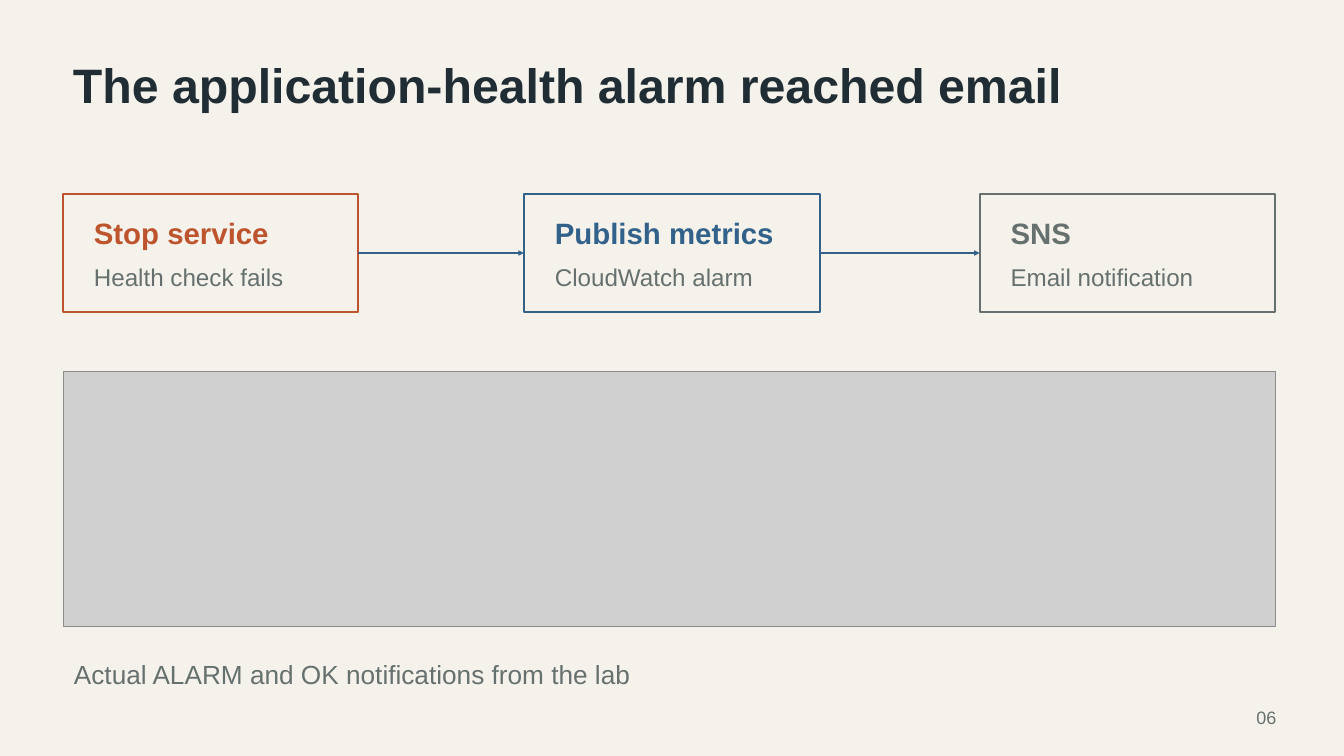
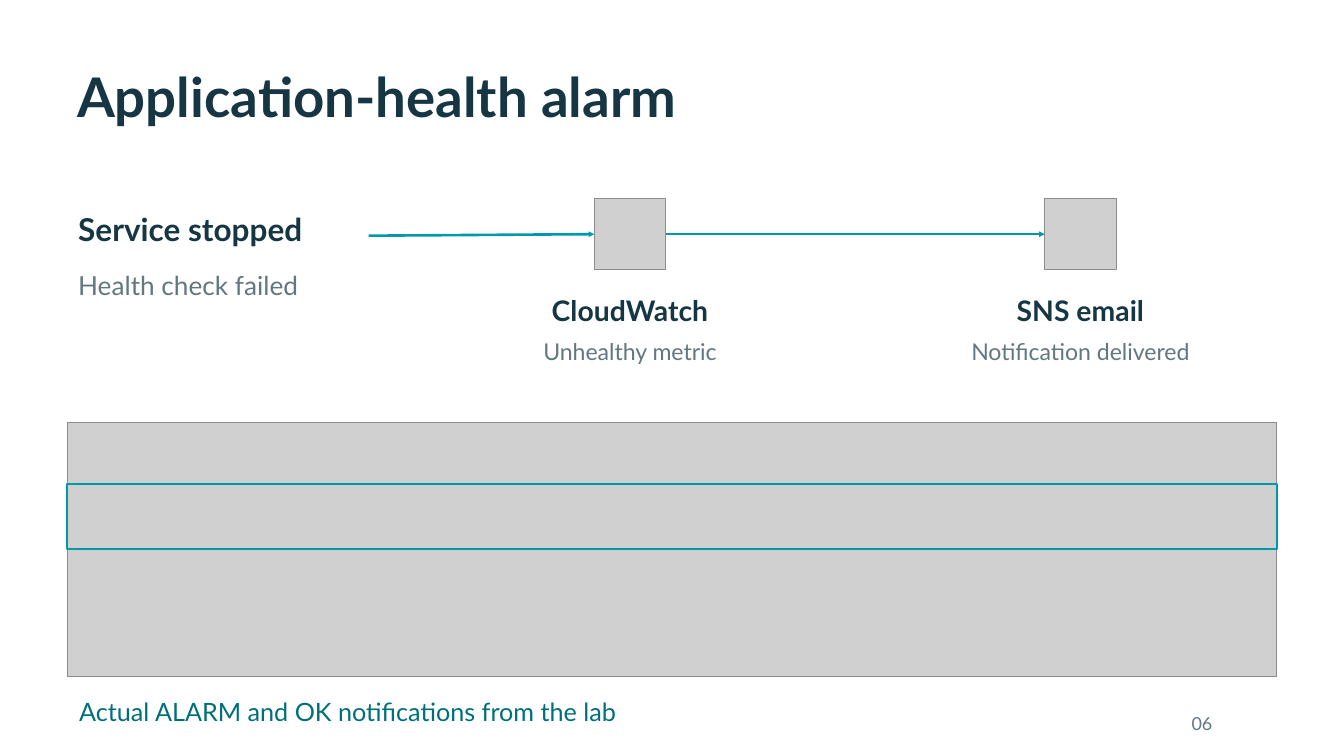
Before and after one commit to Shemarhn/northstar-aws-recovery, a slide deck: slide 6 of docs/presentation/Northstar-Repairs-Case-Study.pptx. Drawn at 1344x756 pixels with LibreOffice and Linux fonts; fonts in the diff are those of the drawing; grey boxes stand for pictures; background and template pictures are left out. Boxes give left, top, right and bottom in pixels: in the first picture for what was removed or moved away, otherwise in the second. Text is boxed around its words. In the diff, an @@ line names an element or a change of style, - is before the commit and + after.

```diff
--- a/docs/presentation/Northstar-Repairs-Case-Study.pptx
+++ b/docs/presentation/Northstar-Repairs-Case-Study.pptx
@@ background #F5F2EB to picture (left out) @@
@@ text at (77,76,676,126): text changed; size 34.5 to 39 pt; font Arial to Lato; text colour #202D34 to #153642 @@
-The application-health alarm reached email
+Application-health alarm
@@ rectangle removed at (63,195,358,313) @@
@@ rectangle removed at (524,195,821,313) @@
@@ picture added at (595,199,666,270) @@
@@ rectangle removed at (980,195,1275,313) @@
@@ picture added at (1045,199,1116,270) @@
@@ text at (78,217,302,247): text changed; size 21 to 22.5 pt; font Arial to Lato; text colour #BD542E to #153642 @@
-Stop service
+Service stopped
@@ arrow moved from (358, 253) - (524, 253) to (369, 236) - (595, 234) @@
@@ arrow (369, 236) - (595, 234): stroke #32618A 1.5 pt to #0099A9 1.88 pt @@
@@ text removed at (555,222,774,245) @@
-Publish metrics
@@ arrow added from (665, 234) to (1045, 234), #0099A9 1.88 pt @@
@@ arrow removed from (821, 253) to (980, 253) @@
@@ text at (78,275,298,295): text changed; size 17.2 to 18.8 pt; font Arial to Lato; text colour #66716F to #627880 @@
-Health check fails
+Health check failed
@@ text at (552,300,708,322): text changed; size 17.2 to 20.2 pt; font Arial to Lato; text colour #66716F to #153642; bold on @@
-CloudWatch alarm
+CloudWatch
@@ text at (1017,300,1144,322): text changed; size 21 to 20.2 pt; font Arial to Lato; text colour #66716F to #153642 @@
-SNS
+SNS email
@@ text added at (543,343,717,364), 16.5 pt, text #627880 @@
+Unhealthy metric
@@ text at (971,343,1190,360): text changed; size 17.2 to 16.5 pt; font Arial to Lato; text colour #66716F to #627880 @@
-Email notification
+Notification delivered
@@ picture: place and size @@
-picture at (63,372,1275,627)
+picture at (68,422,1277,677)
@@ rectangle added at (68,484,1277,549), outline #0099A9 1.5 pt @@
@@ text "Actual ALARM and OK notifications ...": place and size @@
-text "Actual ALARM and OK notifications ..." at (74,665,630,684)
+text "Actual ALARM and OK notifications ..." at (79,702,616,722)
@@ text "Actual ALARM and OK notifications ..." at (79,702,616,722): size 18.8 to 18 pt, font Arial to Lato, text colour #66716F to #006F7A @@
@@ text "06": place and size @@
-text "06" at (1256,711,1276,724)
+text "06" at (1192,717,1213,730)
@@ text "06" at (1192,717,1213,730): font Arial to Lato, text colour #66716F to #627880 @@
```
Also in this commit, not shown: 7 other slides changed, 4 slides added, 4 slides removed, 21 other files.
